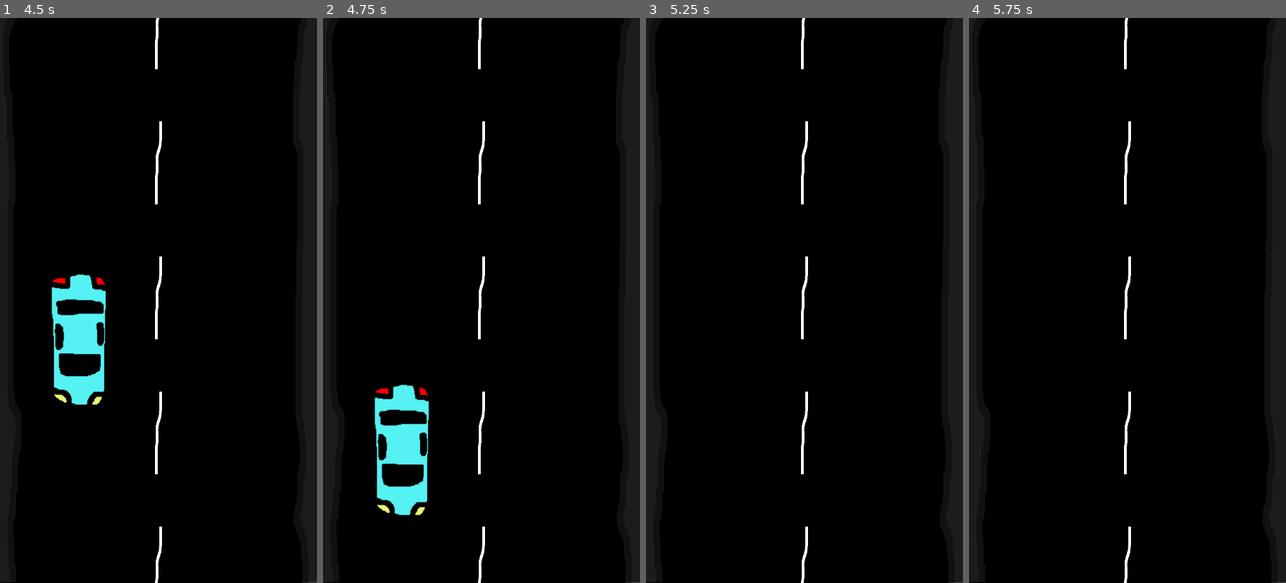
Above: before the commit, frames 1-4 (left to right).
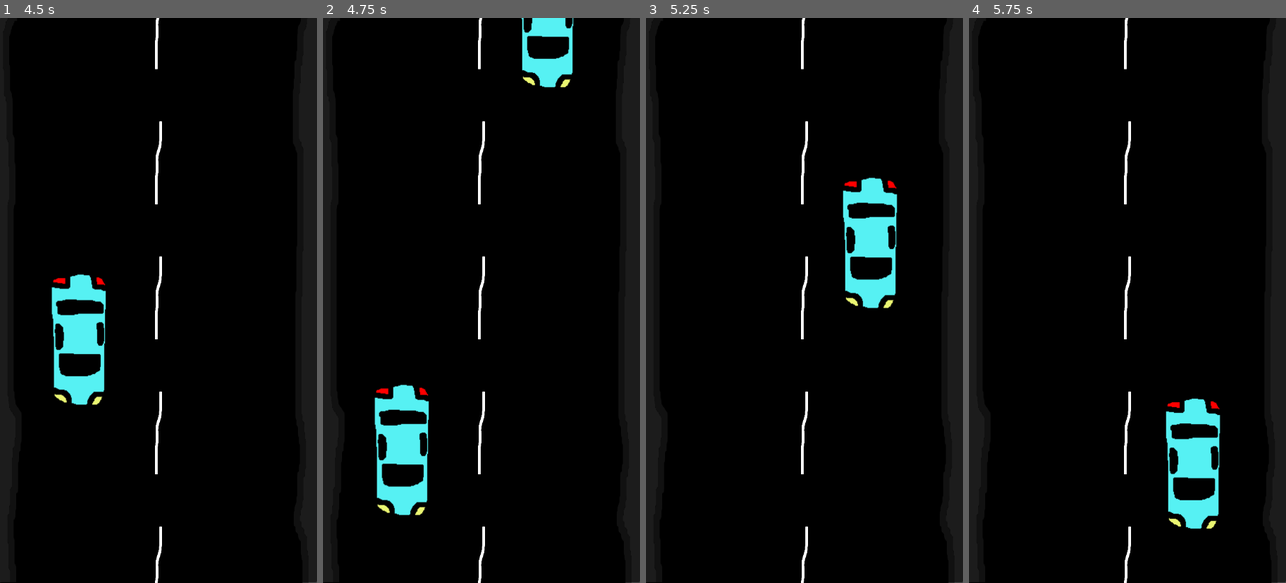
Above: after the commit, the same moments.

Repository: codemonsters/macaronigate
Game: Godot game, scene res://minigames/esquivar.coches/plataformasJuego.tscn
Same seed, same stepped clock (60 frames per second), same inputs: the game is played once before the commit and once after it. This scene is started directly instead of the project's main scene.
Inputs (mouse positions are in pixels of both pictures, inside the frame that each line leads up to):
- Up to frame 1 (4.5 s): click (244, 300) at 0.5 s; click (72, 300) at 1.25 s; move the mouse to (228, 272) at 2.02 s; hold Right (ui_right) 2.03-2.78 s; click (228, 272) at 2.17 s; move the mouse to (95, 328) at 2.77 s; hold Down (ui_down) 2.78-3.53 s; move the mouse to (190, 176) at 3.52 s; hold Right (ui_right) 3.53-4.28 s; move the mouse to (142, 413) at 4.27 s; hold Up (ui_up) from 4.28 s (still down); click (142, 413) at 4.42 s
- Up to frame 2 (4.75 s): keep holding Up (ui_up)
- Up to frame 3 (5.25 s): move the mouse to (899, 385) at 5.02 s; release Up (ui_up) at 5.03 s; hold Left (ui_left) from 5.03 s (still down)
- Up to frame 4 (5.75 s): keep holding Left (ui_left)

Frame 1 is identical in both runs. In frame 2, 1.3% of the frame differs, in the area x 62-80%, y 0-13%; in frame 3, 2.5%, in the area x 62-80%, y 28-52%; in frame 4, 2.5%.

Commit message:
Actualizado Totem Break y juego de coches

Diff:
--- a/src/minigames/esquivar.coches/plataformasJuego.tscn
+++ b/src/minigames/esquivar.coches/plataformasJuego.tscn
@@ -1,11 +1,13 @@
-[gd_scene load_steps=10 format=3 uid="uid://yj6ie0ukakwk"]
+[gd_scene load_steps=12 format=3 uid="uid://yj6ie0ukakwk"]
 
 [ext_resource type="Texture2D" uid="uid://6b8odl1d0wmt" path="res://minigames/esquivar.coches/road.png" id="1_i6m4e"]
 [ext_resource type="Script" path="res://minigames/esquivar.coches/playerBehaviour.gd" id="2_tsx8v"]
 [ext_resource type="Texture2D" uid="uid://b0rsdimvvv85s" path="res://minigames/esquivar.coches/player256.png" id="3_kba2b"]
+[ext_resource type="AudioStream" uid="uid://c0su4vf6a1y2a" path="res://minigames/esquivar.coches/slide.wav" id="4_eo362"]
 [ext_resource type="Script" path="res://minigames/esquivar.coches/carBehaviour.gd" id="4_tyom8"]
 [ext_resource type="Texture2D" uid="uid://0hsqyx43s610" path="res://minigames/esquivar.coches/car256.png" id="5_ifvt7"]
 [ext_resource type="Script" path="res://minigames/esquivar.coches/CollisionShape2D.gd" id="6_bocib"]
+[ext_resource type="AudioStream" uid="uid://bxyqefjys66bc" path="res://minigames/esquivar.coches/monsterwarecochesfinal_FINAL.ogg" id="8_4hd04"]
 
 [sub_resource type="CapsuleShape2D" id="CapsuleShape2D_kwq60"]
 radius = 60.0
@@ -48,6 +50,10 @@
 
 [node name="colision" type="CollisionShape2D" parent="player"]
 shape = SubResource("CapsuleShape2D_kwq60")
+
+[node name="slidePlayer" type="AudioStreamPlayer2D" parent="player"]
+stream = ExtResource("4_eo362")
+volume_db = -3.962
 
 [node name="carSpawner" type="Node2D" parent="."]
 
@@ -103,6 +109,19 @@
 scale = Vector2(1.61, 1.61)
 shape = SubResource("RectangleShape2D_icvbs")
 
+[node name="car6" type="Area2D" parent="carSpawner"]
+position = Vector2(0, -5378)
+script = ExtResource("4_tyom8")
+
+[node name="carSprite" type="Sprite2D" parent="carSpawner/car6"]
+scale = Vector2(1.61, 1.61)
+texture = ExtResource("5_ifvt7")
+
+[node name="colision" type="CollisionShape2D" parent="carSpawner/car6"]
+position = Vector2(-16, 0)
+scale = Vector2(1.61, 1.61)
+shape = SubResource("RectangleShape2D_icvbs")
+
 [node name="car5" type="Area2D" parent="carSpawner"]
 position = Vector2(0, -4409)
 script = ExtResource("4_tyom8")
@@ -119,10 +138,15 @@
 [node name="Area2D" type="Area2D" parent="."]
 
 [node name="Victory" type="CollisionShape2D" parent="Area2D"]
-position = Vector2(-0.5, -5400)
+position = Vector2(-0.5, -6456)
 shape = SubResource("RectangleShape2D_ei8as")
 debug_color = Color(0, 0.584314, 0.784314, 0.419608)
 script = ExtResource("6_bocib")
+
+[node name="musicPlayer" type="AudioStreamPlayer2D" parent="."]
+stream = ExtResource("8_4hd04")
+volume_db = 1.875
+autoplay = true
 
 [connection signal="button_down" from="screenColliders/right" to="player" method="_on_right_button_down"]
 [connection signal="button_down" from="screenColliders/left" to="player" method="_on_left_button_down"]
@@ -130,5 +154,6 @@
 [connection signal="body_entered" from="carSpawner/car2" to="player" method="_on_car_2_body_entered"]
 [connection signal="body_entered" from="carSpawner/car3" to="player" method="_on_car_3_body_entered"]
 [connection signal="body_entered" from="carSpawner/car4" to="player" method="_on_car_3_body_entered"]
+[connection signal="body_entered" from="carSpawner/car6" to="player" method="_on_car_3_body_entered"]
 [connection signal="body_entered" from="carSpawner/car5" to="player" method="_on_car_3_body_entered"]
 [connection signal="body_entered" from="Area2D" to="player" method="_on_area_2d_body_entered"]
--- a/src/minigames/esquivar.coches/playerBehaviour.gd
+++ b/src/minigames/esquivar.coches/playerBehaviour.gd
@@ -14,8 +14,10 @@
 func _input(event):
 	if Input.is_key_pressed(KEY_RIGHT):
 		posicion_jugador = 1
+		$slidePlayer.play()
 	elif Input.is_key_pressed(KEY_LEFT):
 		posicion_jugador = 0
+		$slidePlayer.play()
 
 func _process(delta):
 	if !win && !lose:
@@ -70,10 +72,12 @@
 
 func _on_right_button_down():
 	posicion_jugador = 1
+	$slidePlayer.play()
 
 
 func _on_left_button_down():
 	posicion_jugador = 0
+	$slidePlayer.play()
 
 
 func _on_area_2d_body_entered(body):
--- a/src/minigames/totem.break/Block_Spawner.gd
+++ b/src/minigames/totem.break/Block_Spawner.gd
@@ -4,7 +4,6 @@
 var array = []
 
 func _ready():
-
 	for i in range(0, 20):
 		array.append(block.instantiate())
 		array [i].position.y = -205*i + 75
@@ -25,12 +24,16 @@
 
 
 func comprobarInput(colorBoton):
+	get_child(1).play()
 	if (!array.is_empty()):
 		if (array[0].get_child(0, 0).get_color() == colorBoton):
+			get_child(0).play()
 			array[0].queue_free()
 			array.remove_at(0)
 			bajarBloques()
 
 func bajarBloques():
+	var tween = get_tree().create_tween()
+
 	for i in array:
-		i.position.y += 205
+		tween.tween_property(i, "position", Vector2(0, i.position.y + 205), 0.01)
--- a/src/minigames/totem.break/main.tscn
+++ b/src/minigames/totem.break/main.tscn
@@ -1,11 +1,13 @@
-[gd_scene load_steps=10 format=3 uid="uid://d7pds6ys2gwo"]
+[gd_scene load_steps=12 format=3 uid="uid://d7pds6ys2gwo"]
 
 [ext_resource type="Script" path="res://minigames/totem.break/Block_Spawner.gd" id="1_qcm1e"]
 [ext_resource type="Texture2D" uid="uid://hcnx7vd5075l" path="res://placeholder.png" id="2_5dash"]
 [ext_resource type="Texture2D" uid="uid://d1usuxrhmspu7" path="res://minigames/totem.break/bordeFondo1.png" id="3_b83ca"]
 [ext_resource type="Texture2D" uid="uid://dufjnxx66v8ip" path="res://minigames/totem.break/bordeBoton1.png" id="3_bvj3h"]
+[ext_resource type="AudioStream" uid="uid://c5eysmu77p1m" path="res://minigames/totem.break/totemFall.wav" id="3_rn2o5"]
 [ext_resource type="Texture2D" uid="uid://bfvoj3kniecg4" path="res://minigames/totem.break/bordeBoton2.png" id="4_8e408"]
 [ext_resource type="Texture2D" uid="uid://dd4culyc0401v" path="res://minigames/totem.break/bordeFondo2.png" id="4_qeps6"]
+[ext_resource type="AudioStream" uid="uid://17dmo6nbtm46" path="res://minigames/totem.break/click.wav" id="4_tdstx"]
 [ext_resource type="Script" path="res://minigames/totem.break/animacionBasica.gd" id="5_lthdy"]
 
 [sub_resource type="SpriteFrames" id="SpriteFrames_b35wq"]
@@ -48,6 +50,14 @@
 [node name="Block_Spawner" type="Node2D" parent="."]
 script = ExtResource("1_qcm1e")
 
+[node name="totemFalling" type="AudioStreamPlayer2D" parent="Block_Spawner"]
+stream = ExtResource("3_rn2o5")
+volume_db = 0.18
+
+[node name="buttonClick" type="AudioStreamPlayer2D" parent="Block_Spawner"]
+stream = ExtResource("4_tdstx")
+volume_db = -9.905
+
 [node name="fondoBotones" type="Sprite2D" parent="."]
 modulate = Color(0.52549, 0.52549, 0.52549, 1)
 position = Vector2(0, 432)
@@ -55,8 +65,9 @@
 texture = ExtResource("2_5dash")
 
 [node name="AnimatedSprite2D" type="AnimatedSprite2D" parent="."]
-position = Vector2(2.99999, 491)
-scale = Vector2(1.57429, 1.06)
+position = Vector2(3, 472.93)
+rotation = 3.14159
+scale = Vector2(1.919, 0.952)
 sprite_frames = SubResource("SpriteFrames_b35wq")
 frame_progress = 0.213962
 script = ExtResource("5_lthdy")
Not shown, added: src/minigames/esquivar.coches/monsterwarecochesfinal_FINAL.ogg.import
Not shown, added: src/minigames/esquivar.coches/slide.wav.import
Not shown, added: src/minigames/totem.break/click.wav.import
Not shown, added: src/minigames/totem.break/totemFall.wav.import
Not shown, added: src/minigames/esquivar.coches/monsterwarecochesfinal_FINAL.ogg
Not shown, added: src/minigames/esquivar.coches/slide.wav
Not shown, added: src/minigames/ladronesDeDiamantes/diamante.blend
Not shown, added: src/minigames/ladronesDeDiamantes/pedestal.blend
Not shown, added: src/minigames/totem.break/click.wav
Not shown, added: src/minigames/totem.break/totemFall.wav
